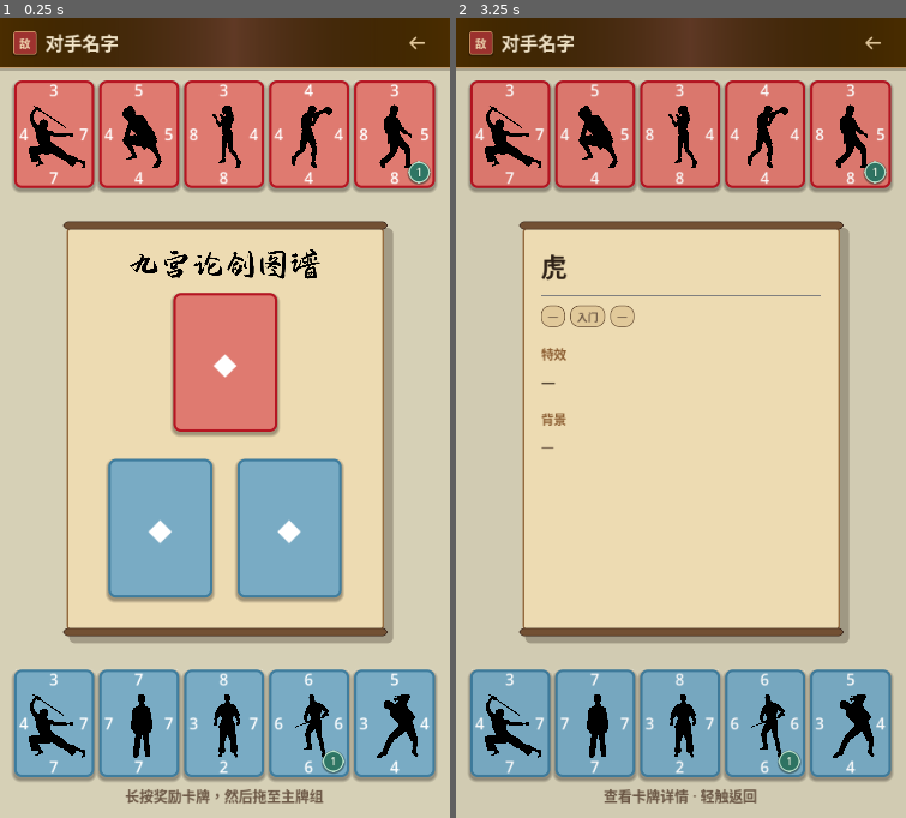
Above: before the commit, frames 1-2 (left to right).
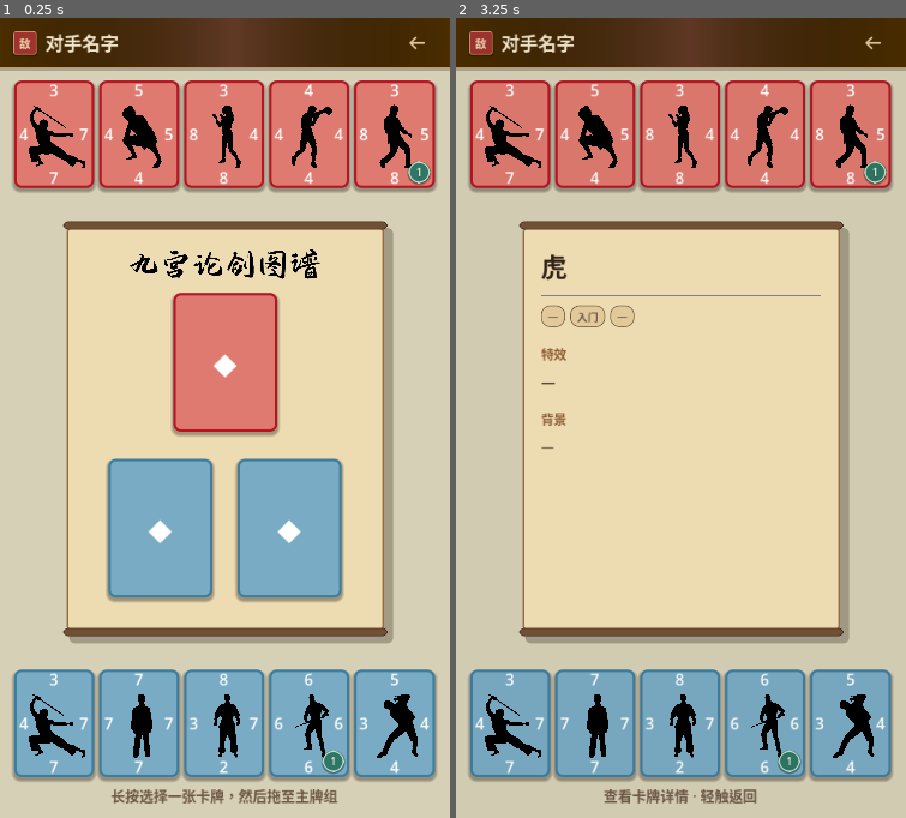
Above: after the commit, the same moments.

Repository: YLMstring/WuXiaCard
Game: Godot game, scene res://scenes/reward_selection.tscn
Same seed, same stepped clock (60 frames per second), same inputs: the game is played once before the commit and once after it. This scene is started directly instead of the project's main scene.
Inputs (mouse positions are in pixels of both pictures, inside the frame that each line leads up to):
- Up to frame 1 (0.25 s): no input
- Up to frame 2 (3.25 s): tap Enter at 0.5, 2.75 s; drag from (510, 138) to (726, 242) at 0.52 s; click (874, 42) at 1.25 s; tap Space at 2 s; drag from (595, 138) to (658, 578) at 2.02 s; move the mouse to (681, 138) at 2.77 s; click (681, 138) at 2.92 s

The runs differ from the first frame. In frame 1, 0.6% of the frame differs, in the area x 24-75%, y 96-99%; in frame 2, nothing differs.

Commit message:
Update reward_selection_controller.gd

Diff:
--- a/scripts/reward_selection_controller.gd
+++ b/scripts/reward_selection_controller.gd
@@ -12,7 +12,7 @@
 const SelectionShell = preload("res://scripts/deck_selection_shell.gd")
 const CardInspectorData = preload("res://scripts/card_inspector.gd")
 
-const DEFAULT_STATUS: String = "长按奖励卡牌，然后拖至主牌组"
+const DEFAULT_STATUS: String = "长按选择一张卡牌，然后拖至主牌组"
 
 @export var profile_path: String = Store.DEFAULT_SAVE_PATH
 @export var upcoming_enemy_name: String = "对手名字"
